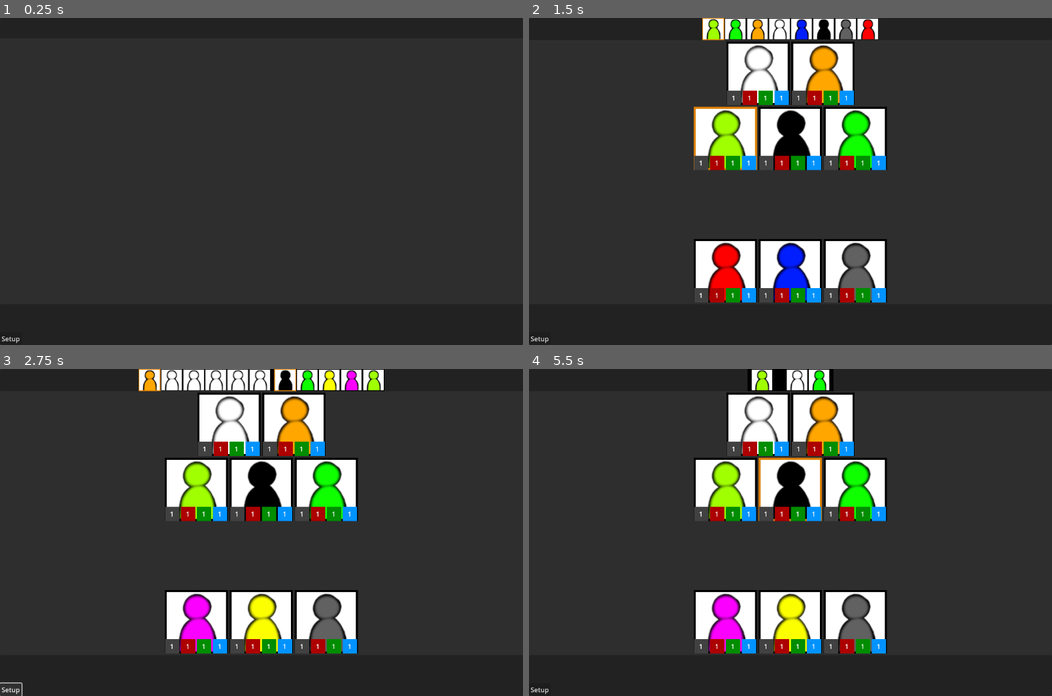
Above: before the commit, frames 1-4 (two rows, left to right).
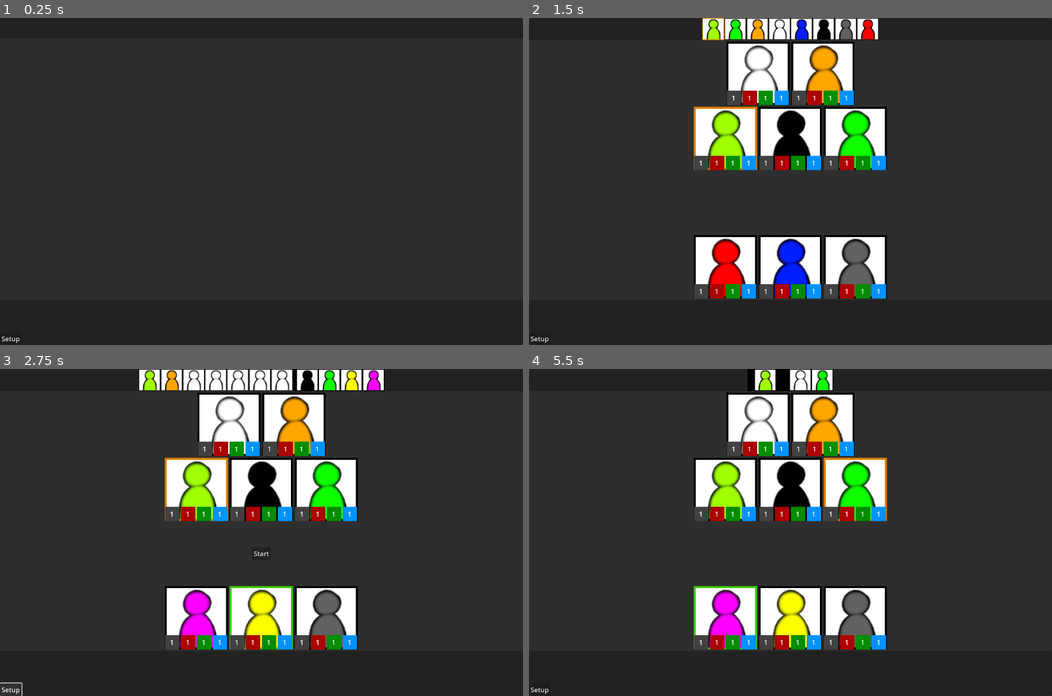
Above: after the commit, the same moments.

Repository: Jeff-All/jam-action-rpg
Game: Godot game, scene res://scenes/tests/test_game.tscn
Two runs of this game, one before a commit and one after it. Both use one fixed random seed, a clock stepped at 60 frames per second and the inputs below. This scene is started directly instead of the project's main scene. The engine's default icon, where the game draws it, is replaced by a stand-in: a white triangle on a blue panel in a dark square.
Inputs (mouse positions are in pixels of both pictures, inside the frame that each line leads up to):
- Up to frame 1 (0.25 s): no input
- Up to frame 2 (1.5 s): click "Setup" at 0.5 s; click "Start" at 1.25 s
- Up to frame 3 (2.75 s): click "Setup" at 2 s
- Up to frame 4 (5.5 s): click (790, 552) at 2.75 s, where only the run after the commit has a clickable "Start"; click "Setup" at 3.5 s; click "Start" at 4.25 s; tap Enter at 5 s; move the mouse to (905, 516) at 5.02 s; click (905, 516) at 5.17 s

The runs differ from the first frame. In frame 2, 2.7% of the frame differs, in the area x 31-69%, y 66-87%; in frame 3, 4.1%, in the area x 26-73%, y 0-87%; in frame 4, 3.9%.
Error before the commit: Out of bounds get index '10' (on base: 'Array[CharacterTextureGroup]') (res://scripts/resources/character.gd:74)
Error after the commit: Out of bounds get index '10' (on base: 'Array[CharacterTextureGroup]') (res://scripts/resources/character.gd:75)

Commit message:
Added enemy targeting and damage

Diff:
--- a/scenes/battle_board.tscn
+++ b/scenes/battle_board.tscn
@@ -51,7 +51,6 @@
 layout_mode = 2
 
 [node name="ButtonRow" parent="VBoxContainer/Bottom" instance=ExtResource("4_p2r5k")]
-custom_minimum_size = Vector2(0, 100)
 layout_mode = 2
 size_flags_vertical = 10
 
--- a/scenes/button_row.tscn
+++ b/scenes/button_row.tscn
@@ -4,6 +4,7 @@
 [ext_resource type="PackedScene" uid="uid://cvfbnvprqkpo2" path="res://scenes/action_button.tscn" id="1_hg4en"]
 
 [node name="ButtonRow" type="PanelContainer"]
+custom_minimum_size = Vector2(0, 110)
 anchors_preset = 12
 anchor_top = 1.0
 anchor_right = 1.0
--- a/scenes/tests/test_game.tscn
+++ b/scenes/tests/test_game.tscn
@@ -21,6 +21,7 @@
 
 [node name="VBoxContainer" type="VBoxContainer" parent="."]
 layout_mode = 2
+size_flags_horizontal = 0
 size_flags_vertical = 8
 
 [node name="HBoxContainer" type="HBoxContainer" parent="VBoxContainer"]
--- a/scripts/character_UI.gd
+++ b/scripts/character_UI.gd
@@ -12,6 +12,10 @@
 @export var available: bool:
 	set(value):
 		$StateButton.available = value
+
+@export var highlight: bool:
+	set(value):
+		$StateButton.highlight = value
 
 @export var character: Character:
 	set = _set_character
@@ -43,6 +47,7 @@
 		character.on_cur_mana_change.disconnect(_mana_change)
 
 		character.on_set_active.disconnect(_on_set_active)
+		character.on_set_highlight.disconnect(_on_set_highlight)
 
 		character.on_turn_order_mouse_enter.disconnect(_on_turn_order_mouse_enter)
 		character.on_turn_order_mouse_exit.disconnect(_on_turn_order_mouse_enter)
@@ -54,6 +59,7 @@
 	character.on_cur_mana_change.connect(_mana_change)
 
 	character.on_set_active.connect(_on_set_active)
+	character.on_set_highlight.connect(_on_set_highlight)
 
 	character.on_turn_order_mouse_enter.connect(_on_turn_order_mouse_enter)
 	character.on_turn_order_mouse_exit.connect(_on_turn_order_mouse_exit)
@@ -92,3 +98,6 @@
 
 func _on_set_active(_character: Character, value: bool):
 	active = value
+
+func _on_set_highlight(_c: Character, value: bool):
+	highlight = value
--- a/scripts/input states/input_state_enemy_turn.gd
+++ b/scripts/input states/input_state_enemy_turn.gd
@@ -2,8 +2,10 @@
 
 extends InputState
 
+var character: Character
+var target: Character
 
-var character: Character
+var next: Callable = _target
 
 var timer: Timer:
 	set(value):
@@ -17,6 +19,7 @@
 	battle_board.reset()
 
 	character.active = true
+	next = _target
 
 	_timer.start()
 
@@ -26,4 +29,39 @@
 
 func _on_timer():
 	print("enemy_turn._on_timer")
+
+	if next != null:
+		next.call()
+
+	print("no next")
+
+func _target():
+	var size = battle_board._pcs.size()
+	var start_index = randi_range(0, size - 1)
+	var index = 0
+	while index < battle_board._pcs.size():
+		if battle_board._pcs[(index + start_index) % size] != null:
+			target = battle_board._pcs[index + start_index]
+			break
+		index += 1
+
+	if target == null:
+		print("no pcs to target")
+		return
+
+	target.highlight = true
+
+	next = _damage
+	_timer.start()
+
+func _damage():
+	print("damage")
+
+	target.cur_health -= 3
+
+	next = _end
+	_timer.start()
+
+func _end():
+	print("end enemy turn")
 	on_end_turn.emit()
--- a/scripts/resources/character.gd
+++ b/scripts/resources/character.gd
@@ -10,6 +10,7 @@
 signal on_turn_order_mouse_exit(character)
 
 signal on_set_active(character, value: bool)
+signal on_set_highlight(character, value: bool)
 
 enum Attribute { STRENGTH, AGILITY, MAGIC }
 
@@ -100,6 +101,13 @@
 
 var _active: bool = false
 
+var highlight: bool:
+	set(value):
+		_highlight = value
+		on_set_highlight.emit(self, value)
+
+var _highlight: bool = false
+
 func turn_order_mouse_enter(_ui: TurnOrderCharacter):
 	on_turn_order_mouse_enter.emit(self)
 
